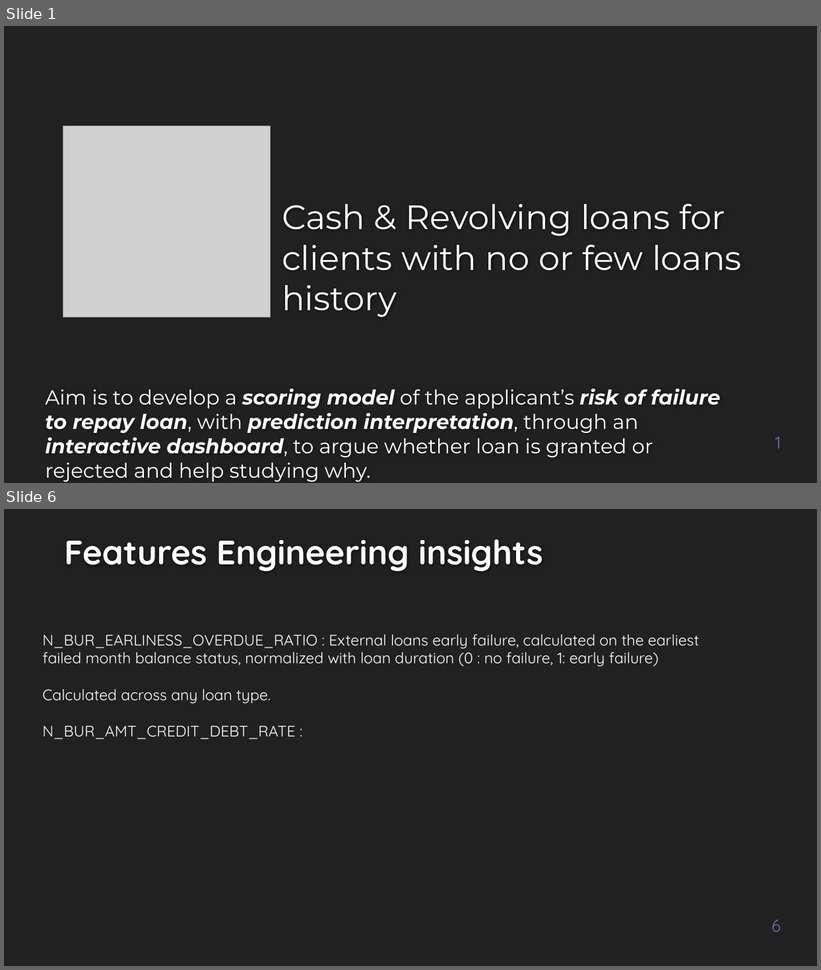
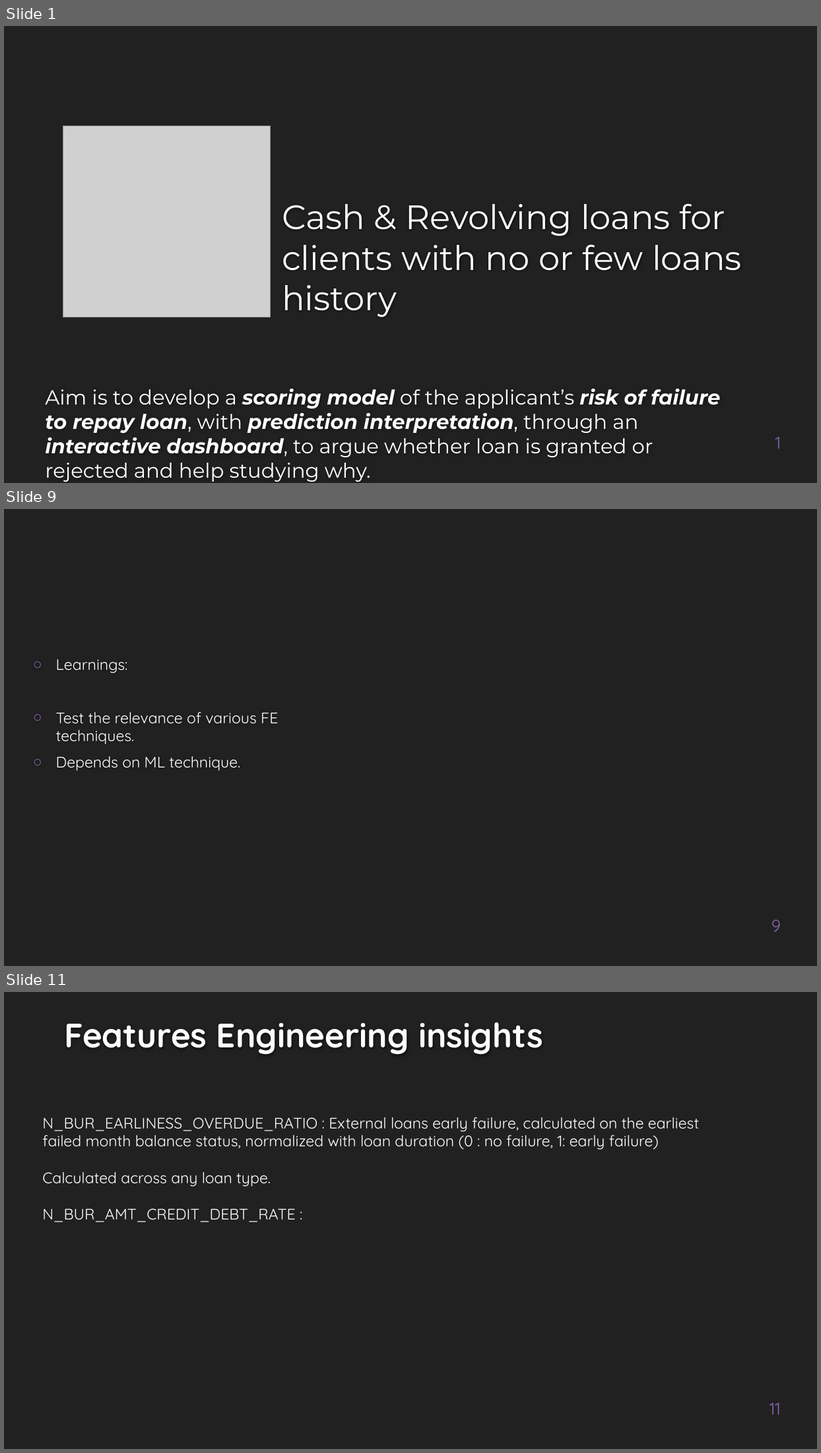
Before and after one commit to EtienneLardeur/P7_Scoring, a slide deck: P7_Support.pptx. Shown one above the other, each under a label of ours: slides 1 and 6 before the commit, slides 1, 9 and 11 after it; the slides between them are not shown. The pictures are 821x970 and 821x1453 pixels, drawn with LibreOffice and Linux fonts; fonts in the diff are those of the drawing; grey boxes stand for pictures; background and template pictures are left out. Boxes give left, top, right and bottom in pixels: in the first picture for what was removed or moved away, otherwise in the second. Text is boxed around its words. In the diff, an @@ line names an element or a change of style, - is before the commit and + after.

```diff
--- a/P7_Support.pptx
+++ b/P7_Support.pptx
@@ slide 9 added at <box>4,509,817,966</box>, background #212121 @@
@@ text added at <box>56,659,278,771</box>, 18 pt, text #FFFFFF @@
+○ Learnings:
+○ Test the relevance of various FE techniques.
+○ Depends on ML technique.
@@ page number added at <box>772,920,781,932</box>, 20 pt, text #8664B0 @@
+9
@@ what was slide 6 is now slide 11 @@
@@ page number at <box>770,1403,781,1415</box>: text changed @@
-6
+11
```
Also in this commit, not shown: 4 slides changed, 6 other slides added, 5 other files.
